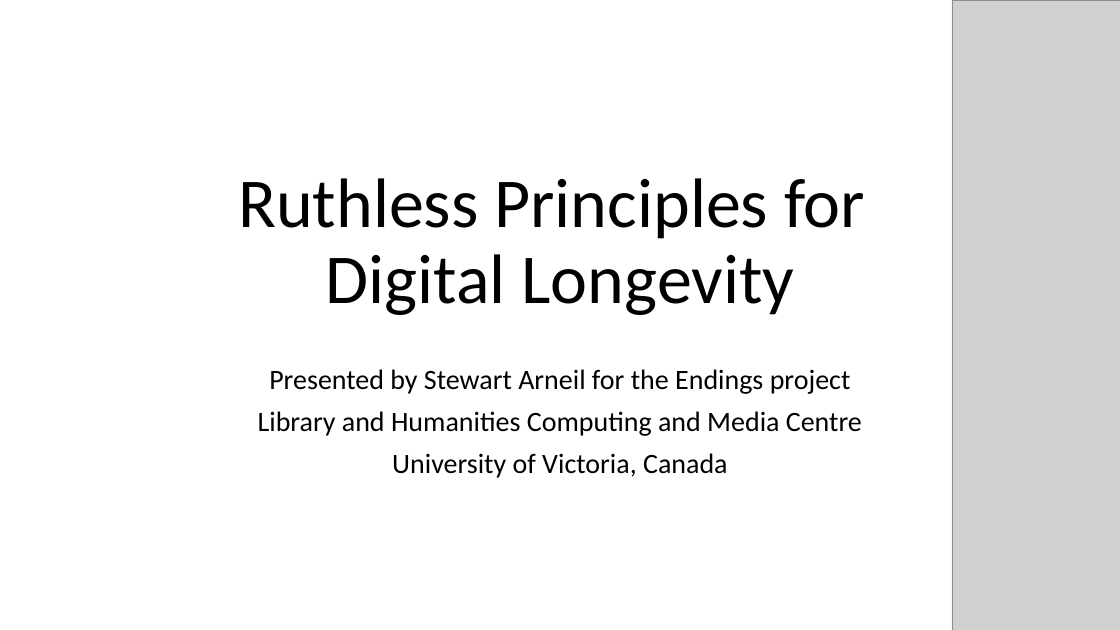
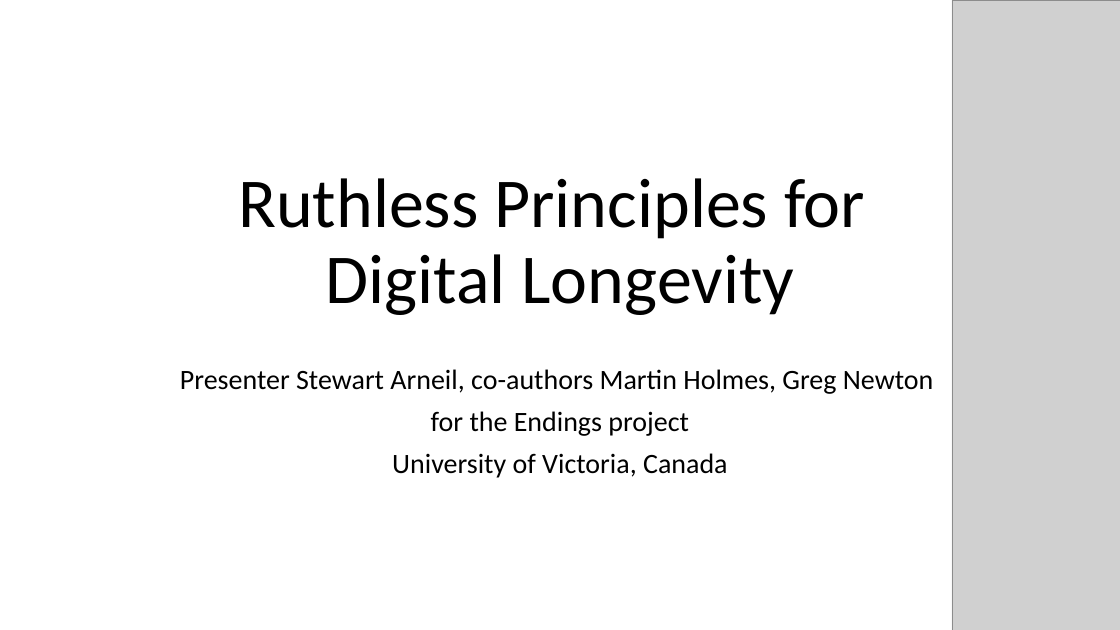
Before and after one commit to projectEndings/Endings, a slide deck: slide 1 of presentations/DH_2019/EndingsPanelPresentation.pptx. Drawn at 1120x630 pixels with LibreOffice and Linux fonts; fonts in the diff are those of the drawing; grey boxes stand for pictures. Boxes give left, top, right and bottom in pixels: in the first picture for what was removed or moved away, otherwise in the second. Text is boxed around its words. In the diff, an @@ line names an element or a change of style, - is before the commit and + after.

```diff
--- a/presentations/DH_2019/EndingsPanelPresentation.pptx
+++ b/presentations/DH_2019/EndingsPanelPresentation.pptx
@@ subtitle at (x1=180, y1=369, x2=934, y2=436): text changed @@
-Presented by Stewart Arneil for the Endings project
-Library and Humanities Computing and Media Centre
+Presenter Stewart Arneil, co-authors Martin Holmes, Greg Newton
+for the Endings project
```
Also in this commit, not shown: 6 other slides changed, 2 slides removed.
